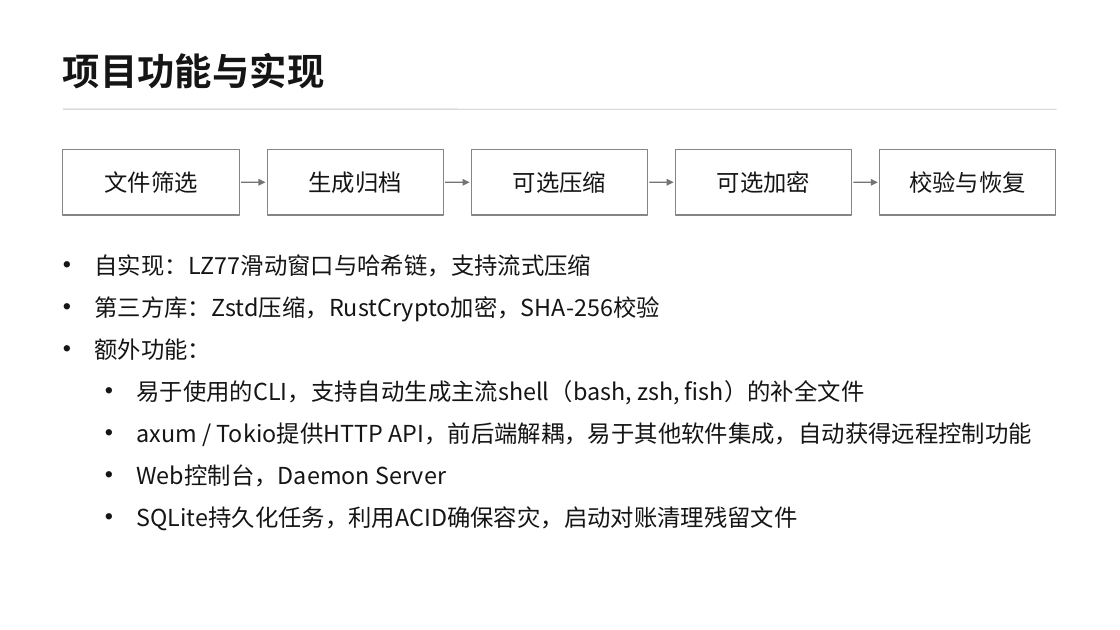
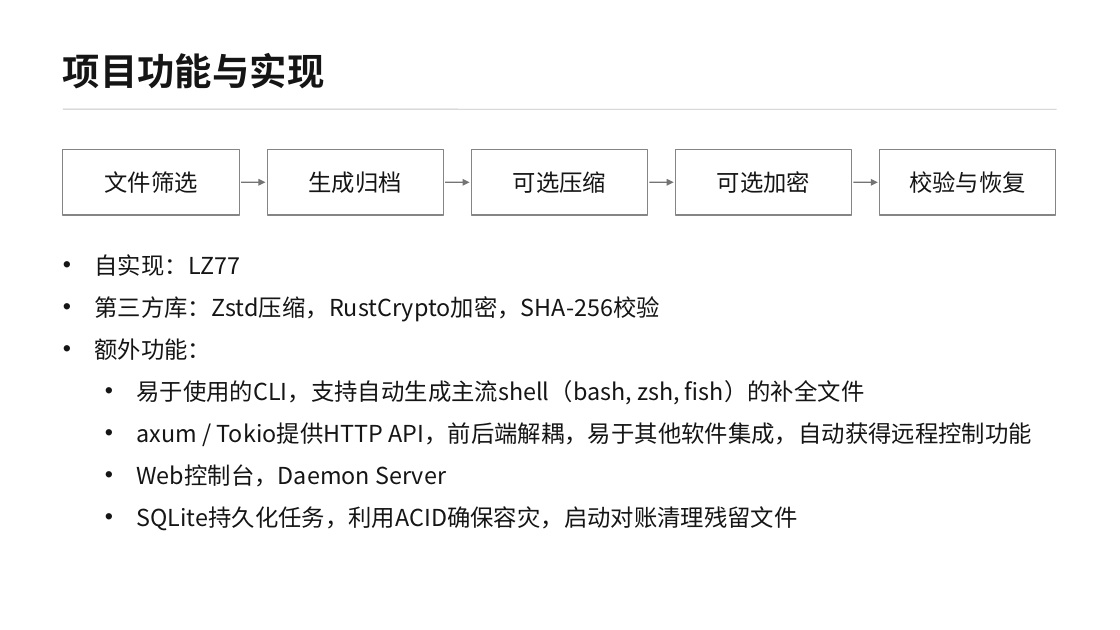
Before and after one commit to qi7876/software-development-exp, a slide deck: slide 2 of docs/report/report.pptx. Drawn at 1120x630 pixels with LibreOffice and Linux fonts; fonts in the diff are those of the drawing. Boxes give left, top, right and bottom in pixels: in the first picture for what was removed or moved away, otherwise in the second. Text is boxed around its words. In the diff, an @@ line names an element or a change of style, - is before the commit and + after.

```diff
--- a/docs/report/report.pptx
+++ b/docs/report/report.pptx
@@ text at (94, 254, 240, 276): text changed @@
-• 自实现：LZ77滑动窗口与哈希链，支持流式压缩
+• 自实现：LZ77
```
Also in this commit, not shown: 6 other slides changed.
